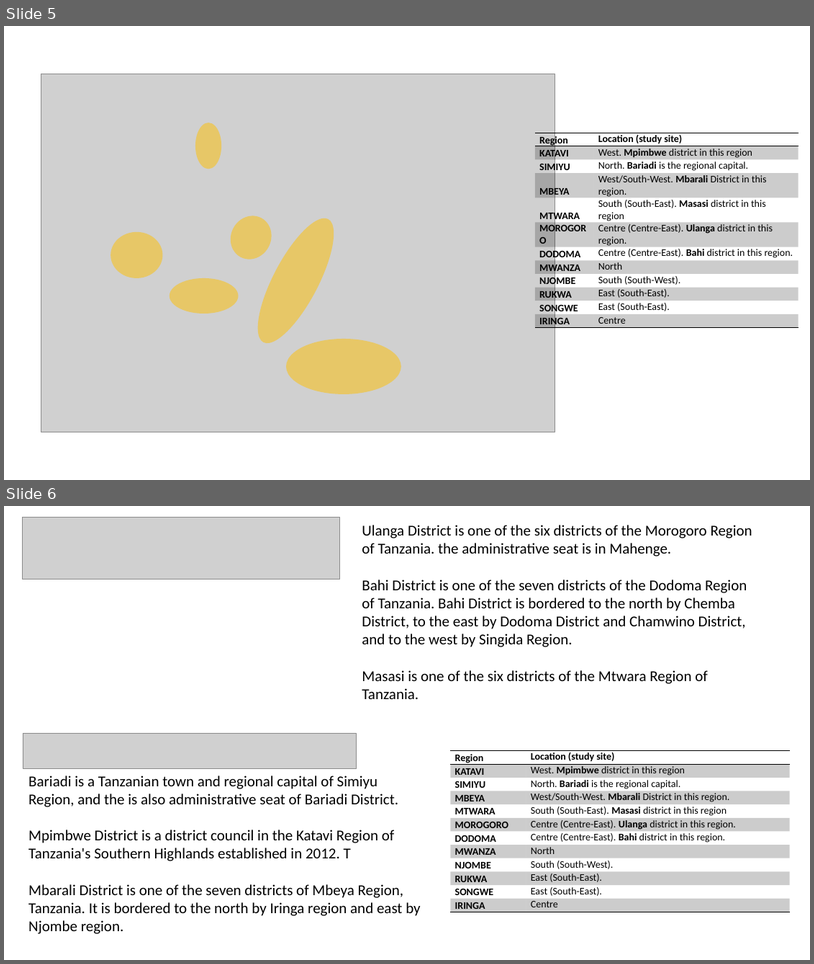
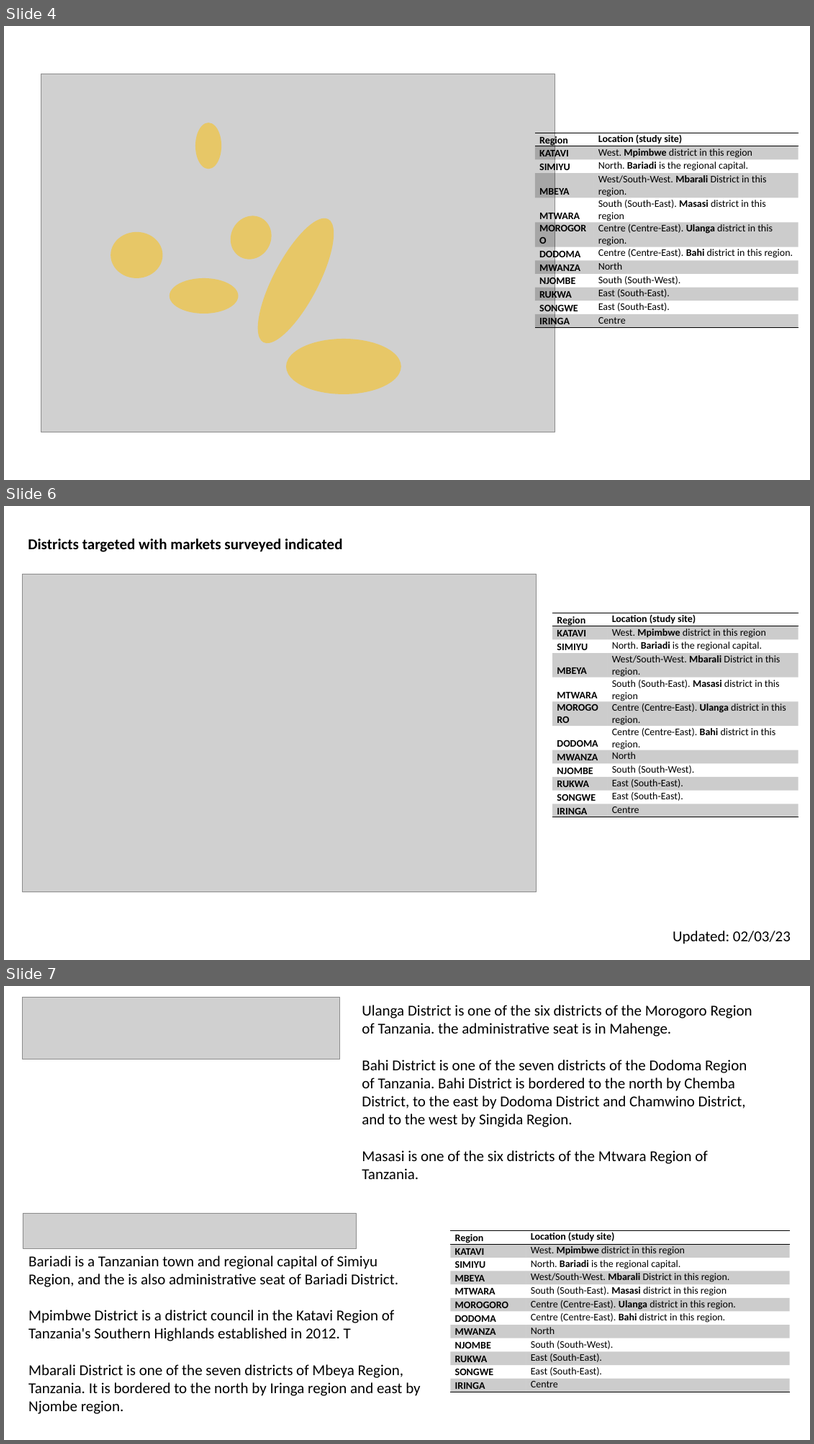
Before and after one commit to BethSavagar/Tanzania_markets, a slide deck: results-presentations/markets-descriptive-analysis.pptx. Shown one above the other, each under a label of ours: slides 5 and 6 before the commit, slides 4, 6 and 7 after it; the slides between them are not shown. The pictures are 814x964 and 814x1444 pixels, drawn with LibreOffice and Linux fonts; fonts in the diff are those of the drawing; grey boxes stand for pictures. Boxes give left, top, right and bottom in pixels: in the first picture for what was removed or moved away, otherwise in the second. Text is boxed around its words. In the diff, an @@ line names an element or a change of style, - is before the commit and + after.

Commit message:
improving market map with regions highlighted

```diff
--- a/results-presentations/markets-descriptive-analysis.pptx
+++ b/results-presentations/markets-descriptive-analysis.pptx
@@ slide 6 added at [4, 506, 810, 960], background #FFFFFF @@
@@ text added at [28, 538, 342, 552], 18 pt, text #000000, bold @@
+Districts targeted with markets surveyed indicated
@@ picture added at [22, 574, 536, 892] @@
@@ table added at [553, 613, 799, 820], 12 rows, 2 columns @@
+Region | Location (study site)
+KATAVI | West. Mpimbwe district in this region
+SIMIYU | North. Bariadi is the regional capital.
+MBEYA | West/South-West. Mbarali District in this region.
+MTWARA | South (South-East). Masasi district in this region
+MOROGORO | Centre (Centre-East). Ulanga district in this region.
+DODOMA | Centre (Centre-East). Bahi district in this region.
+MWANZA | North
+NJOMBE | South (South-West).
+RUKWA | East (South-East).
+SONGWE | East (South-East).
+IRINGA | Centre
@@ text added at [673, 930, 791, 944], 18 pt, text #000000 @@
+Updated: 02/03/23
@@ what was slide 5 is now slide 4 @@
@@ what was slide 6 is now slide 7 @@
```
Also in this commit, not shown: 1 other slide added, 1 slide removed, 1 other file.
